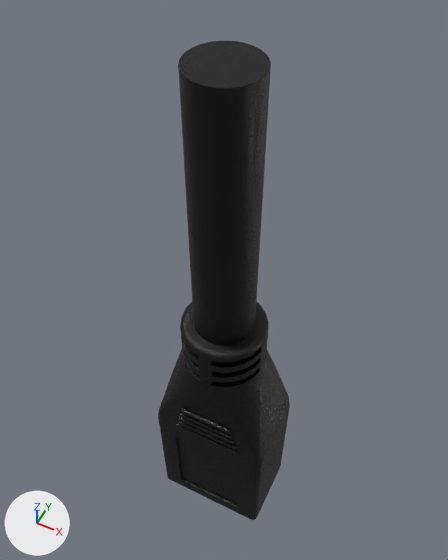
What one commit did to the Blender file blender-models/plug-generic-micro-hdmi/PLUG_GENERIC_MICRO-HDMI.blend.
One viewpoint serves both versions: a 50 mm lens placed at (13.5, -27.1, 65.9), pointed at (-2.3, 4.6, 26.3). Every picture has the same lights, and +X, +Y and +Z are marked at lower left. The older version comes first.

Before the edit, the objects in view are built like this:
```python
me_shape_9_indexedfaceset = bpy.data.meshes.new('SHAPE_9_IndexedFaceSet')
me_shape_9_indexedfaceset.from_pydata(...)  # 2846 vertices, 5770 faces; spans x -5.4..5.4, y -3.9..3.9, z -5.8..49.1
# faces by material slot: [5508, 262]
me_shape_9_indexedfaceset.materials.append(mat_plastic_sintered_gloss_black)
me_shape_9_indexedfaceset.materials.append(mat_metal_goldpins_1)
ob_shape_9_indexedfaceset = bpy.data.objects.new('SHAPE_9_IndexedFaceSet', me_shape_9_indexedfaceset)
ob_shape_9_indexedfaceset.location = (0.0, 0.0, 0.0)
_m = ob_shape_9_indexedfaceset.modifiers.new('Bevel', 'BEVEL')
_m.segments = 3
```
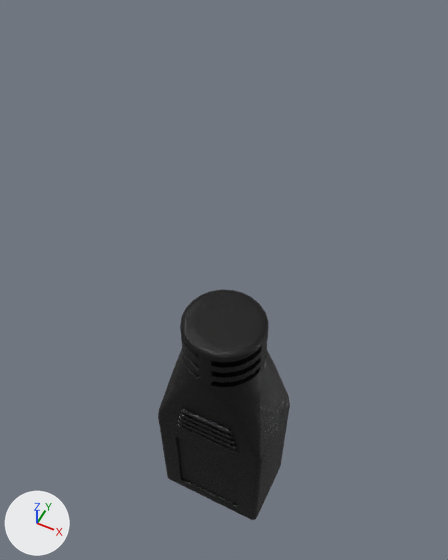
The change, as a list of edits to the scene's bpy script:
```text
Change me_shape_9_indexedfaceset:
    used by ob_shape_9_indexedfaceset; location = (0.0, 0.0, 0.0)
    remove me_shape_9_indexedfaceset.from_pydata(...)  # 2846 vertices, 5770 faces; spans x -5.4..5.4, y -3.9..3.9, z -5.8..49.1
    add me_shape_9_indexedfaceset.from_pydata(...)  # 2822 vertices, 5701 faces; spans x -5.4..5.4, y -3.9..3.9, z -5.8..27.3
    me_shape_9_indexedfaceset part 1
    24 vertices are removed from x -2.4..2.4, y -2.4..2.4, z 49.1
    70 faces are deleted
    1 new face joins them, mat_plastic_sintered_gloss_black
```

Where the change shows, as pixel boxes (x1, y1, x2, y2) in the pictures (448 x 560 px):
'SHAPE_9_IndexedFaceSet', reshaped (52% shorter)
    before: (158, 41, 290, 520)
    after: (158, 290, 290, 520)
part 1 of me_shape_9_indexedfaceset, cut back
    before: (178, 41, 271, 346)
    after: (194, 297, 255, 346)
